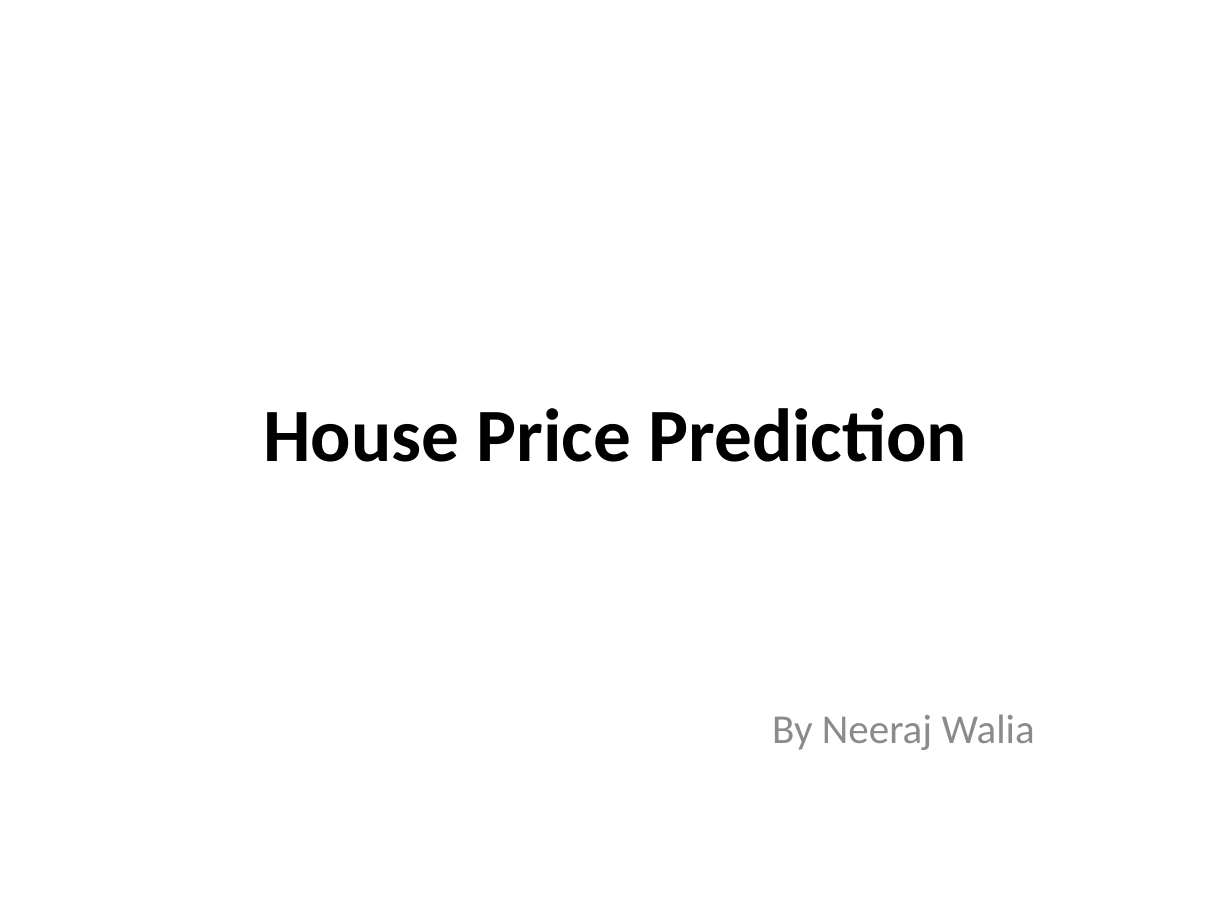
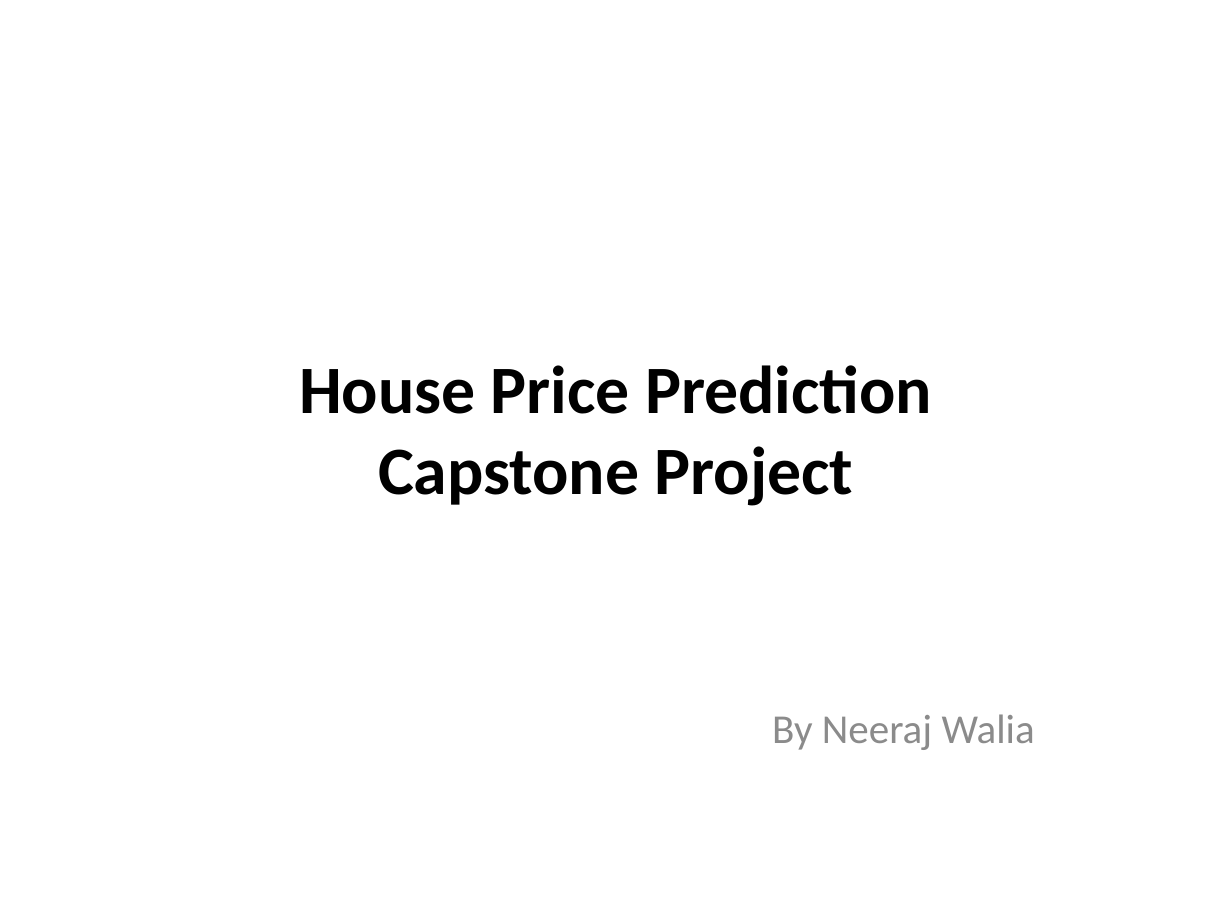
Before and after one commit to NKWalia/Final-Project, a slide deck: slide 1 of Presentation.pptx. Drawn at 1232x924 pixels with LibreOffice and Linux fonts; fonts in the diff are those of the drawing. Boxes give left, top, right and bottom in pixels: in the first picture for what was removed or moved away, otherwise in the second. Text is boxed around its words. In the diff, an @@ line names an element or a change of style, - is before the commit and + after.

```diff
--- a/Presentation.pptx
+++ b/Presentation.pptx
@@ title at (299, 365, 932, 506): text changed; size 44 to 39.6 pt @@
-House Price Prediction
+House Price Prediction
+Capstone Project
```
Also in this commit, not shown: 4 other slides changed, 2 slides added, 5 other files.
